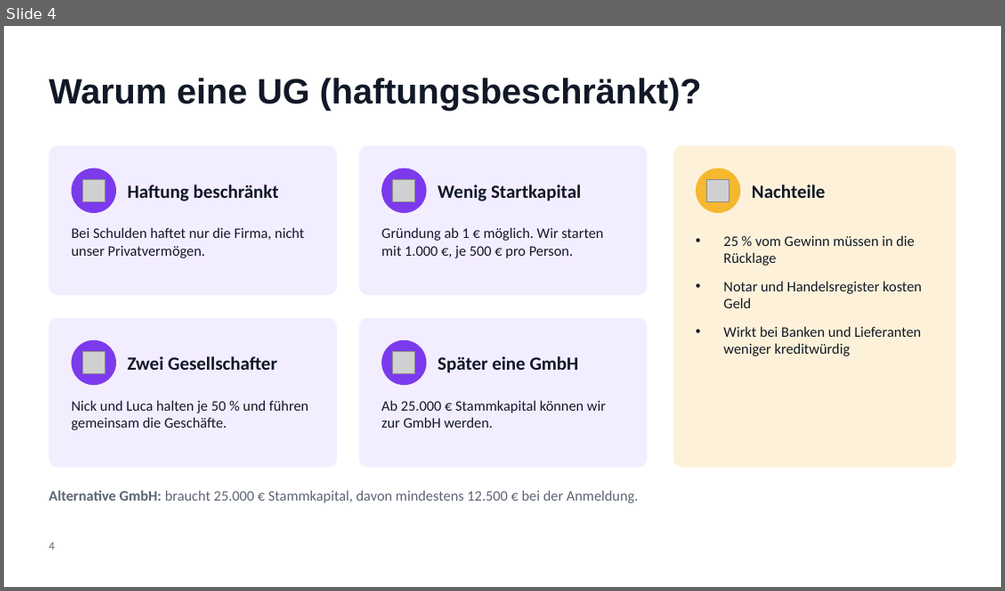
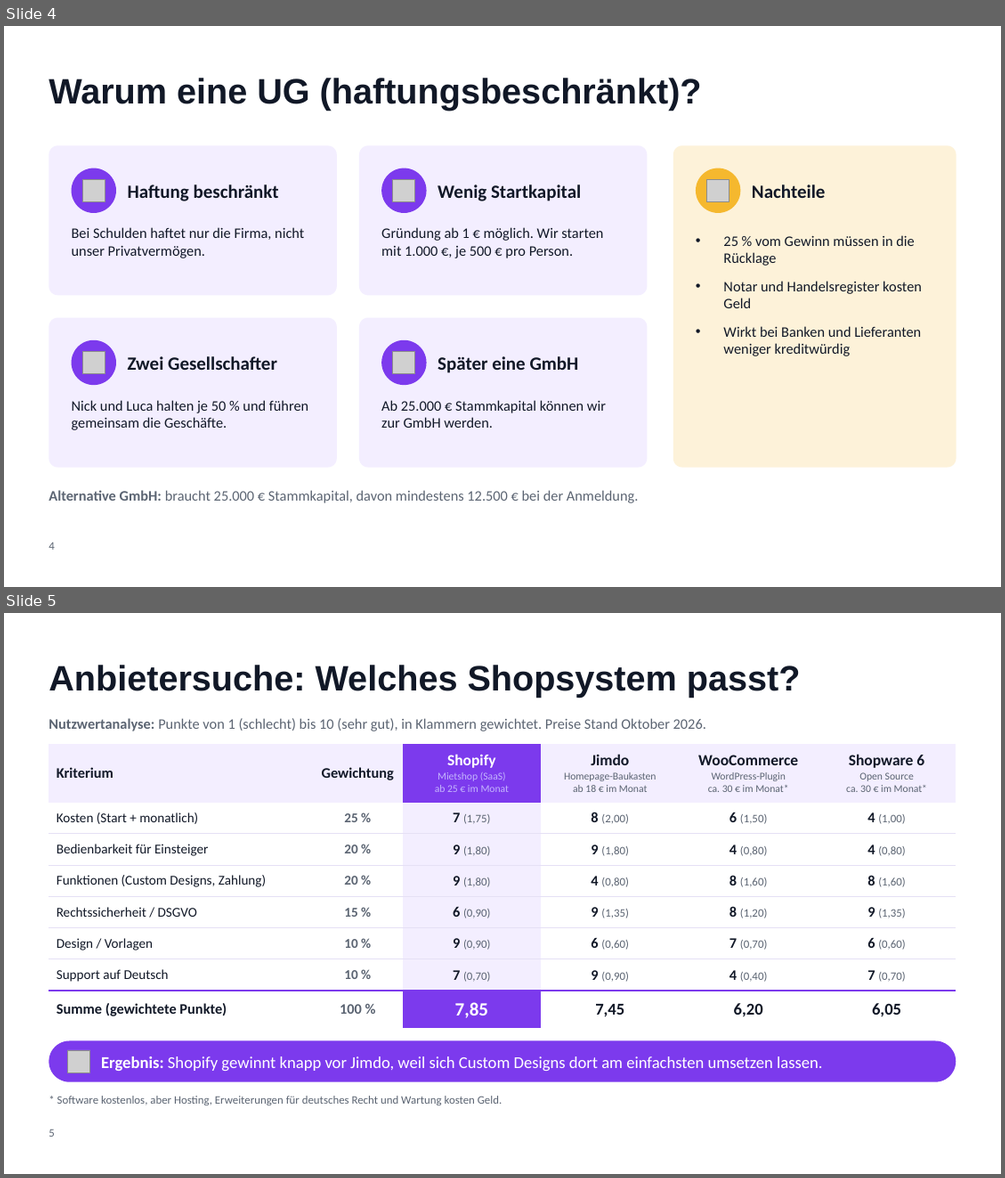
Before and after one commit to TheNickCoolst/EcomShopRepo, a slide deck: praesentation/LootLager_Praesentation.pptx. Shown one above the other, each under a label of ours: slide 4 before the commit, slides 4 and 5 after it. The pictures are 1005x591 and 1005x1178 pixels, drawn with LibreOffice and Linux fonts; fonts in the diff are those of the drawing; grey boxes stand for pictures; background and template pictures are left out. Boxes give left, top, right and bottom in pixels: in the first picture for what was removed or moved away, otherwise in the second. Text is boxed around its words. In the diff, an @@ line names an element or a change of style, - is before the commit and + after.

```diff
--- a/praesentation/LootLager_Praesentation.pptx
+++ b/praesentation/LootLager_Praesentation.pptx
@@ slide 5 added at box(4, 613, 1001, 1174), background #FFFFFF @@
@@ title added at box(48, 665, 801, 697), 34 pt, text #111827, bold @@
+Anbietersuche: Welches Shopsystem passt?
@@ text added at box(48, 718, 706, 731), 14 pt, text #5B6472 @@
+Nutzwertanalyse: Punkte von 1 (schlecht) bis 10 (sehr gut), in Klammern gewichtet. Preise Stand Oktober 2026.
@@ table added at box(48, 744, 956, 1028), 8 rows, 6 columns @@
+Kriterium | Gewichtung | Shopify / Mietshop (SaaS) / ab 25 € im Monat | Jimdo / Homepage-Baukasten / ab 18 € im Monat | WooCommerce / WordPress-Plugin / ca. 30 € im Monat* | Shopware 6 / Open Source / ca. 30 € im Monat*
+Kosten (Start + monatlich) | 25 % | 7 (1,75) | 8 (2,00) | 6 (1,50) | 4 (1,00)
+Bedienbarkeit für Einsteiger | 20 % | 9 (1,80) | 9 (1,80) | 4 (0,80) | 4 (0,80)
+Funktionen (Custom Designs, Zahlung) | 20 % | 9 (1,80) | 4 (0,80) | 8 (1,60) | 8 (1,60)
+Rechtssicherheit / DSGVO | 15 % | 6 (0,90) | 9 (1,35) | 8 (1,20) | 9 (1,35)
+Design / Vorlagen | 10 % | 9 (0,90) | 6 (0,60) | 7 (0,70) | 6 (0,60)
+Support auf Deutsch | 10 % | 7 (0,70) | 9 (0,90) | 4 (0,40) | 7 (0,70)
+Summe (gewichtete Punkte) | 100 % | 7,85 | 7,45 | 6,20 | 6,05
@@ rounded rectangle added at box(48, 1041, 956, 1082), fill #7C3AED @@
@@ picture added at box(67, 1050, 90, 1072) @@
@@ text added at box(101, 1056, 822, 1070), 16 pt, text #FFFFFF @@
+Ergebnis: Shopify gewinnt knapp vor Jimdo, weil sich Custom Designs dort am einfachsten umsetzen lassen.
@@ text added at box(57, 1095, 502, 1105), 11 pt, text #5B6472 @@
+* Software kostenlos, aber Hosting, Erweiterungen für deutsches Recht und Wartung kosten Geld.
@@ page number added at box(48, 1129, 54, 1136), 11 pt, text #5B6472 @@
+5
```
Also in this commit, not shown: 2 other slides added, 2 other files.
